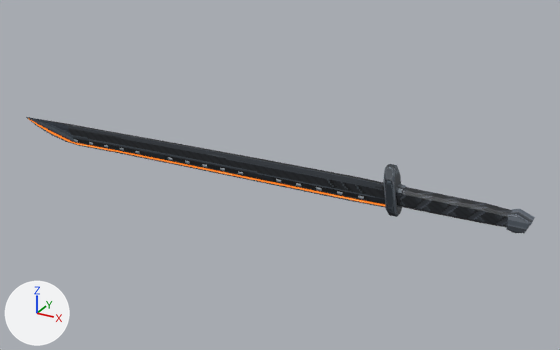
Two versions of the Blender file docs/art/sb1/blender/nano.blend, one commit apart.
One viewpoint serves both versions: a camera (50 mm lens) standing at (97.0, -359.0, 176.0) and looking at (-107.0, 11.0, -9.0). The lights are fixed; the arrows at lower left show +X, +Y and +Z. The older version comes first.

In view in the first picture: 'blade', 'blade_luminous'.
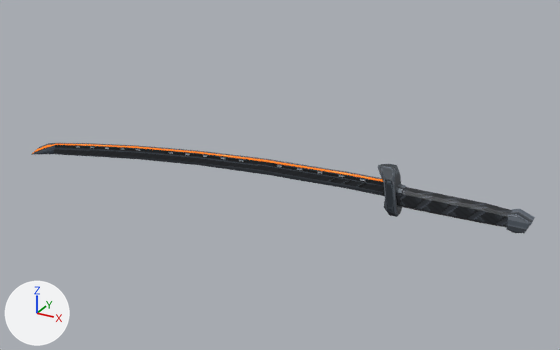
Location of each change, (x1, y1, x2, y2) in pixels of the pictures (560 x 350 px; the box of a moved part takes in the faces that stretch with it):
'blade', reshaped (22% shorter): before (26, 117, 535, 233); after (31, 143, 535, 233)
'blade_luminous', reshaped (56% shorter): before (28, 118, 385, 206); after (32, 144, 383, 182)
part 1 of me_blade, moved or reshaped: before (26, 117, 391, 208); after (31, 143, 391, 213)

Edits to the bpy script that builds the scene:
```text
Change me_blade:
    used by ob_blade; location = (0.0, 0.0, 0.0); rotation_euler = (1.571, 0.0, 0.0), in degrees (90, 0, 0)
    remove me_blade.from_pydata(...)  # 184 vertices, 348 faces; spans x -300.0..42.0, y -14.0..16.0, z -6.0..6.0
    add me_blade.from_pydata(...)  # 184 vertices, 348 faces; spans x -300.0..42.0, y -30.0..16.0, z -6.0..6.0
    me_blade part 1: 77 of 184 vertices moved; they spanned x -300.0..-32.0, y -14.0..16.0, z -3.0..2.0 and now span x -300.0..-32.0, y -30.0..16.0, z -3.0..2.0; mean shift (2.0, -9.0, 0.0); largest move (-300.0, -2.0, 0.0) -> (-300.0, -30.0, 0.0)
    me_blade part 2: its shading normals changed
Change me_blade_luminous:
    used by ob_blade_luminous; location = (0.0, 0.0, 0.0); rotation_euler = (1.571, 0.0, 0.0), in degrees (90, 0, 0)
    remove me_blade_luminous.from_pydata(...)  # 80 vertices, 76 faces; spans x -299.0..-35.0, y -14.0..-2.0, z -1.0..1.0
    add me_blade_luminous.from_pydata(...)  # 80 vertices, 76 faces; spans x -299.0..-35.0, y -29.0..7.0, z -1.0..1.0
    me_blade_luminous part 3: 80 of 80 vertices moved; they spanned x -299.0..-35.0, y -14.0..-2.0, z -1.0..1.0 and now span x -299.0..-35.0, y -29.0..7.0, z -1.0..1.0; mean shift (2.0, -1.0, 0.0)
```
